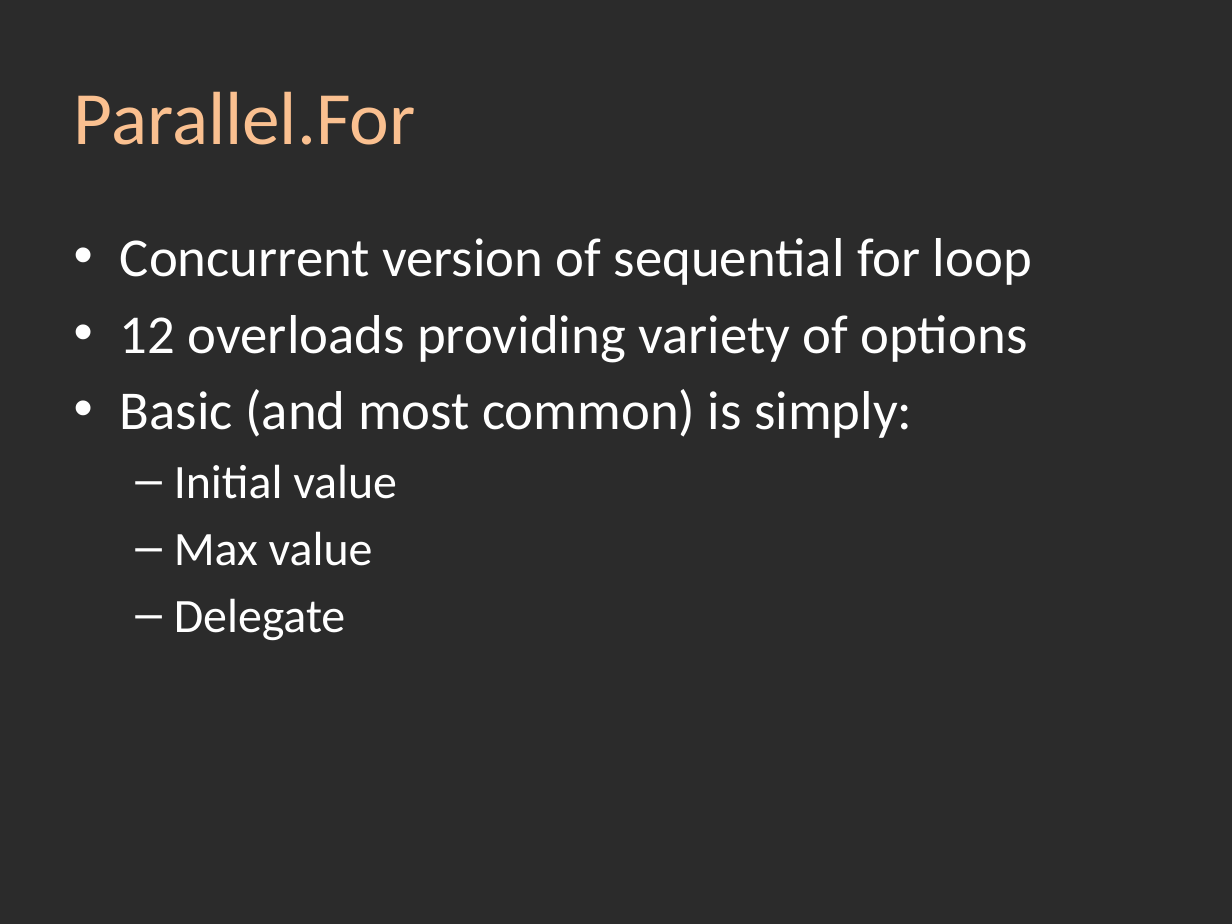
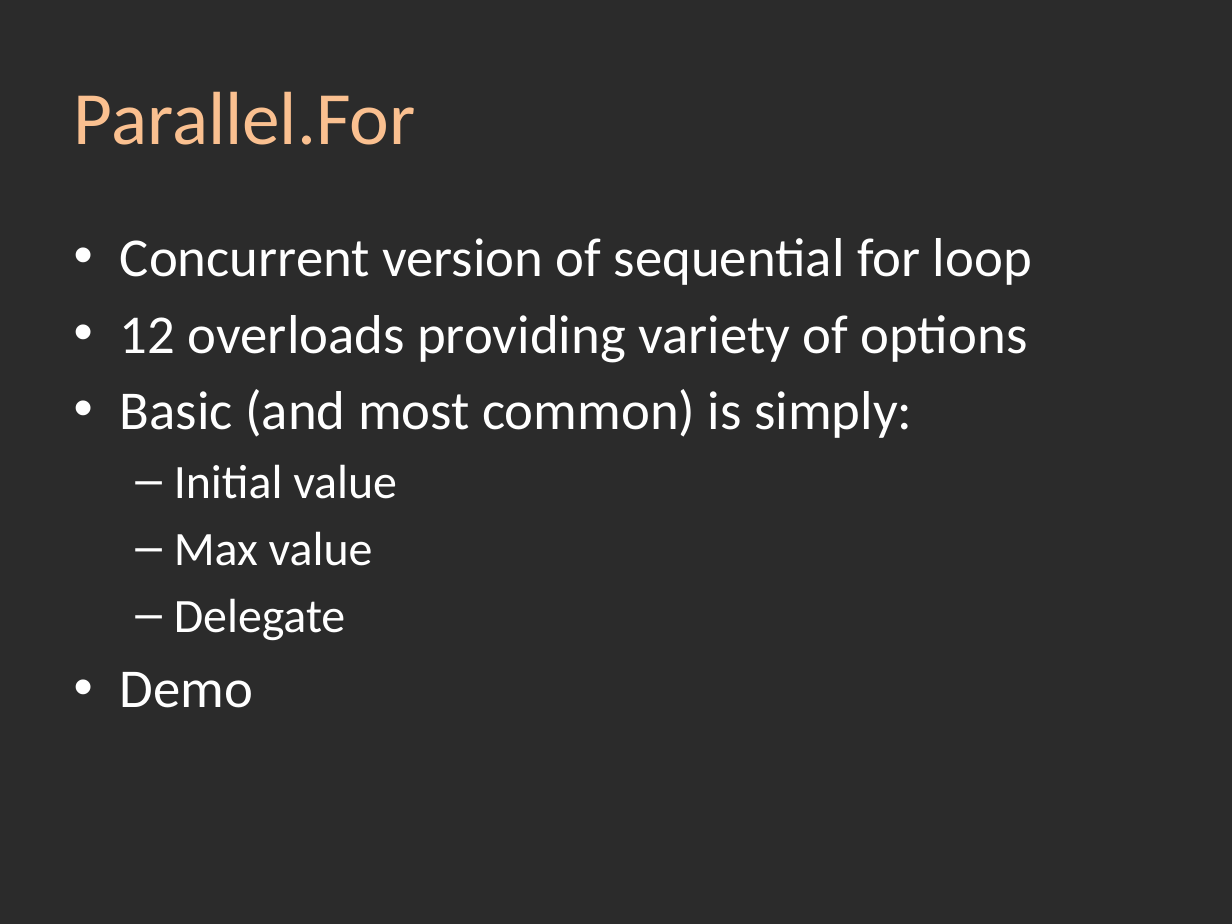
Before and after one commit to srstrong/DDDSW2010, a slide deck: slide 9 of Task Parallel Library.pptx. Drawn at 1232x924 pixels with LibreOffice and Linux fonts; fonts in the diff are those of the drawing; background and template pictures are left out; a plain dark background stands for a picture behind light text. Boxes give left, top, right and bottom in pixels: in the first picture for what was removed or moved away, otherwise in the second. Text is boxed around its words. In the diff, an @@ line names an element or a change of style, - is before the commit and + after.

```diff
--- a/Task Parallel Library.pptx
+++ b/Task Parallel Library.pptx
@@ text at (x1=120, y1=672, x2=254, y2=708): paragraph added @@
+• Demo
```
Also in this commit, not shown: 4 other slides changed, 2 slides removed, 9 other files.
